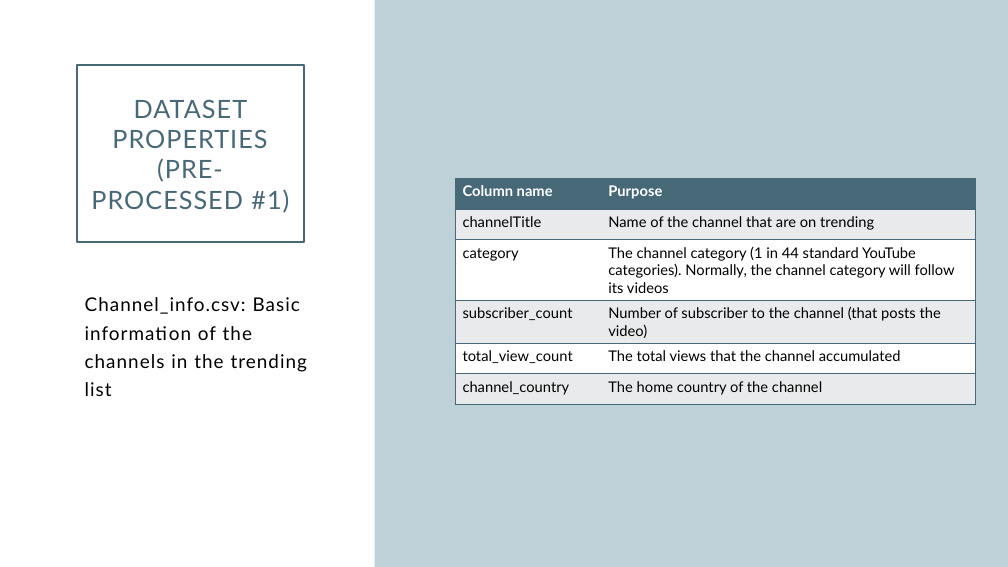
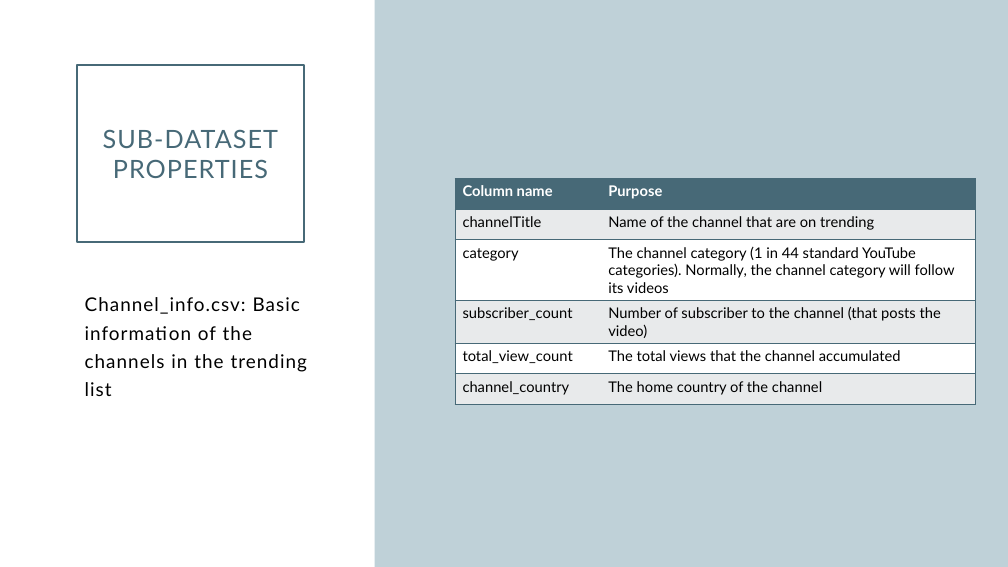
Before and after one commit to Y3l4n/Trending-Youtube-Scraper, a slide deck: slide 8 of Progress report.pptx (slide 6 before the commit). Drawn at 1008x567 pixels with LibreOffice and Linux fonts; fonts in the diff are those of the drawing. Boxes give left, top, right and bottom in pixels: in the first picture for what was removed or moved away, otherwise in the second. Text is boxed around its words. In the diff, an @@ line names an element or a change of style, - is before the commit and + after.

```diff
--- a/Progress report.pptx
+++ b/Progress report.pptx
@@ title at (103, 129, 278, 178): text changed @@
-DATASET PROPERTIES
-(PRE-PROCESSED #1)
+SUB-DATASET PROPERTIES
```
Also in this commit, not shown: 3 other slides changed, 2 slides added.
